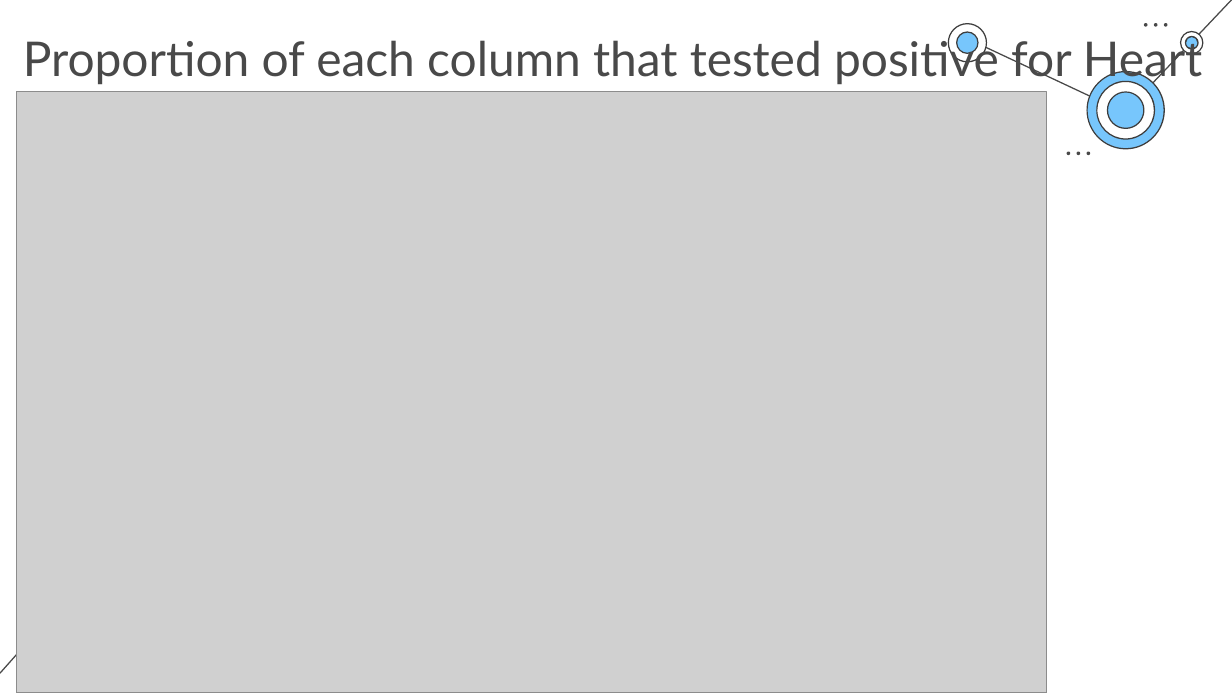
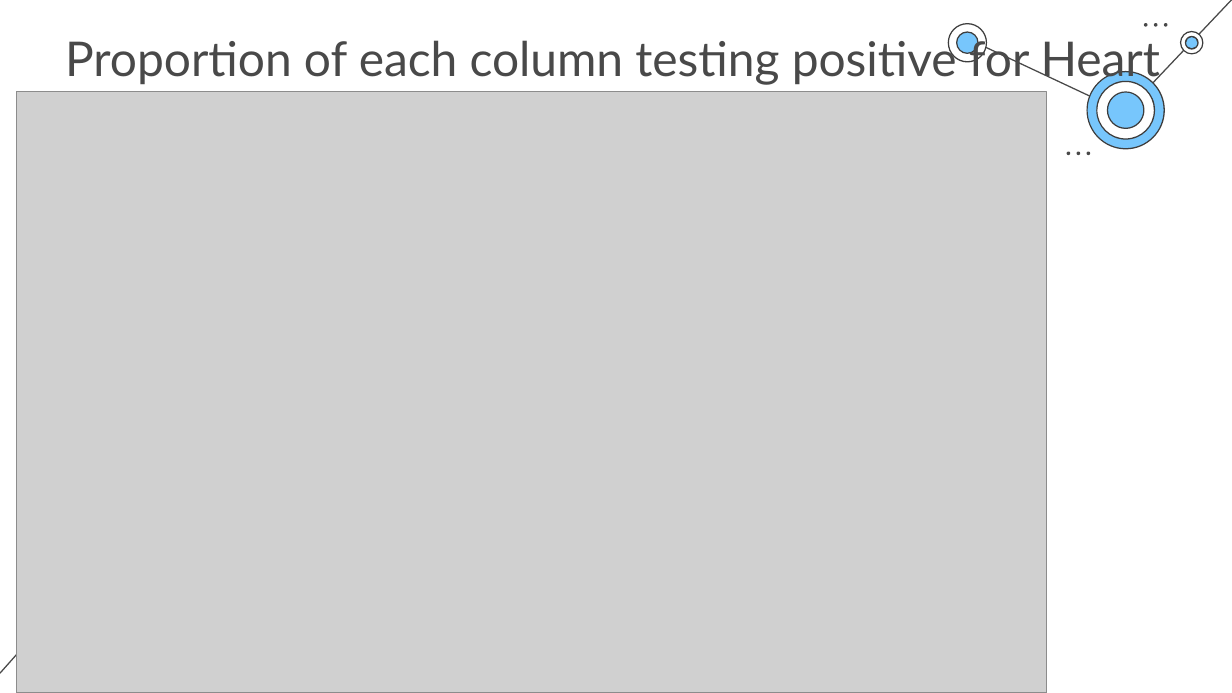
Before and after one commit to NAyeshaKhan/Heart-Disease-Prediction, a slide deck: slide 16 of Heart Disease Prediction System.pptx (slide 14 before the commit). Drawn at 1232x693 pixels with LibreOffice and Linux fonts; fonts in the diff are those of the drawing; grey boxes stand for pictures. Boxes give left, top, right and bottom in pixels: in the first picture for what was removed or moved away, otherwise in the second. Text is boxed around its words. In the diff, an @@ line names an element or a change of style, - is before the commit and + after.

```diff
--- a/Heart Disease Prediction System.pptx
+++ b/Heart Disease Prediction System.pptx
@@ title at [65, 35, 1160, 145]: text changed @@
-Proportion of each column that tested positive for Heart disease
+Proportion of each column testing positive for Heart disease
```
Also in this commit, not shown: 6 other slides changed, 8 slides added, 2 slides removed.
